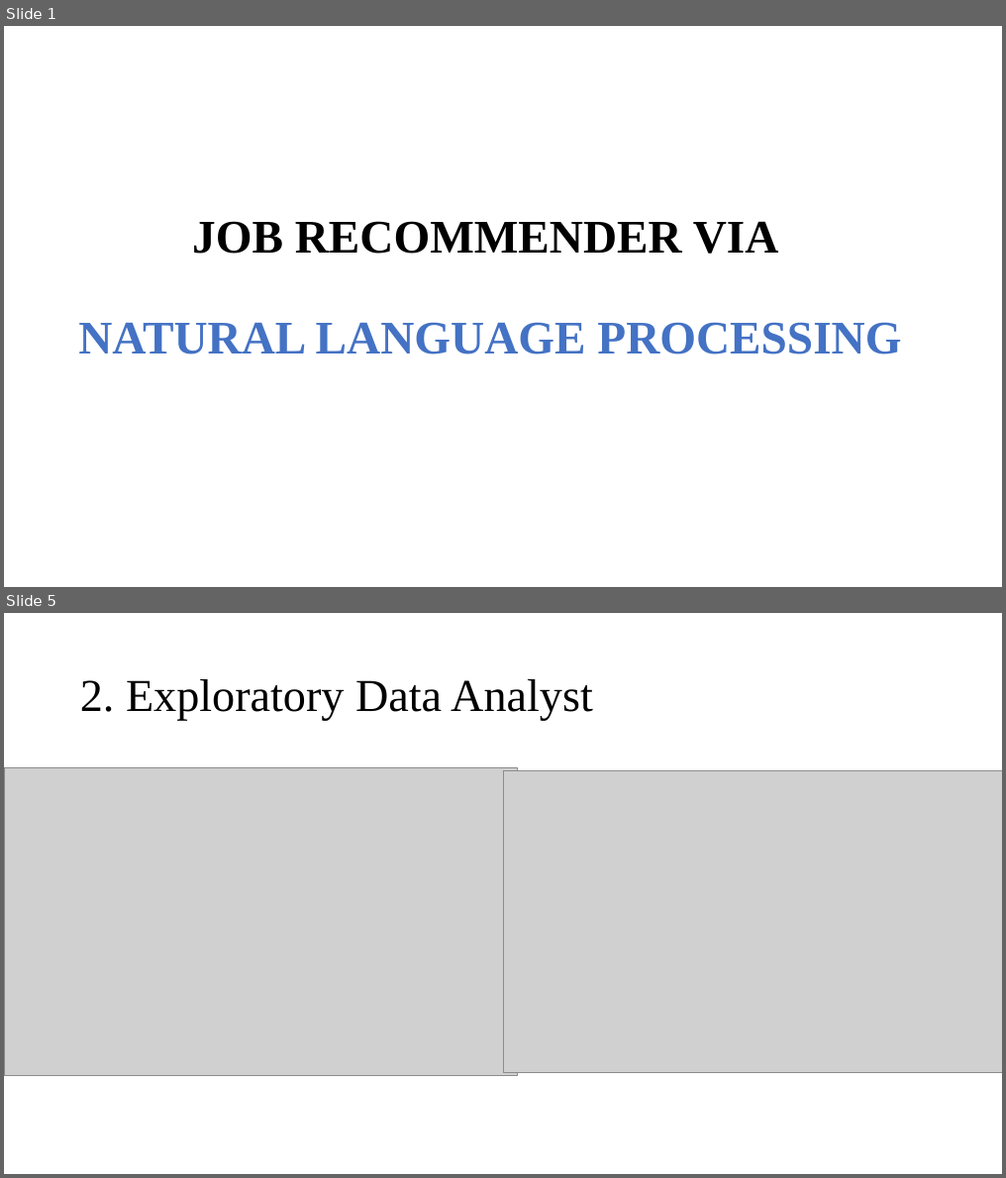
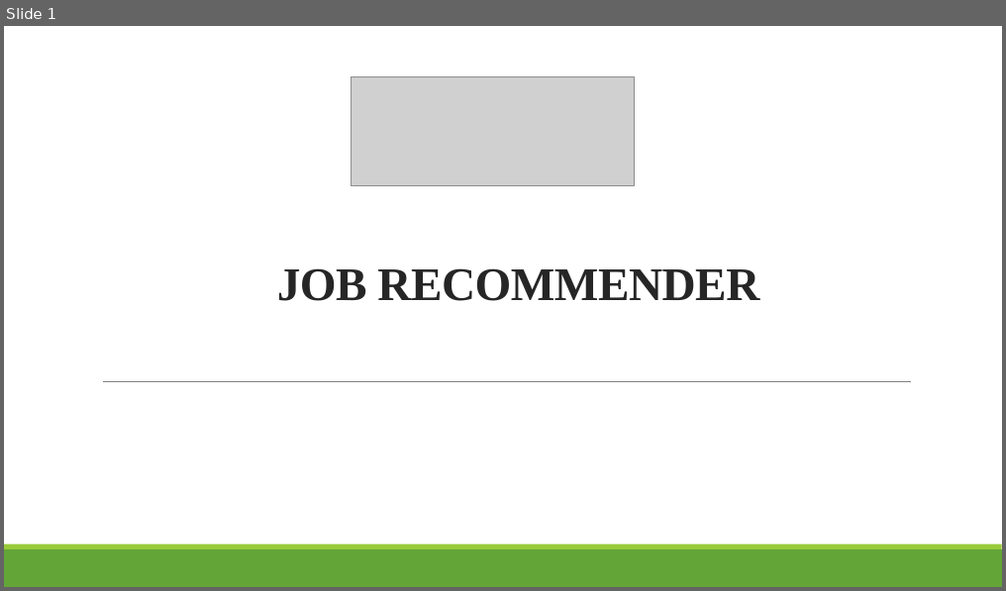
Before and after one commit to thaingoc273/Job-recommender-via-natural-language-processing, a slide deck: JOB RECOMMENDER.pptx. Shown one above the other, each under a label of ours: slides 1 and 5 before the commit, slide 1 after it; the slides between them are not shown. The pictures are 1006x1178 and 1006x591 pixels, drawn with LibreOffice and Linux fonts; fonts in the diff are those of the drawing; grey boxes stand for pictures. Boxes give left, top, right and bottom in pixels: in the first picture for what was removed or moved away, otherwise in the second. Text is boxed around its words. In the diff, an @@ line names an element or a change of style, - is before the commit and + after.

```diff
--- a/JOB RECOMMENDER.pptx
+++ b/JOB RECOMMENDER.pptx
@@ slide 5 removed at box(4, 613, 1002, 1174), background #FFFFFF @@
@@ title removed at box(80, 679, 593, 721) @@
-2. Exploratory Data Analyst
@@ picture removed at box(4, 768, 518, 1075) @@
@@ picture removed at box(503, 771, 1002, 1073) @@
@@ slide 1 changed as well @@
@@ picture added at box(350, 76, 634, 185) @@
@@ title at box(277, 269, 759, 301): text changed; text colour #4472C4 to #262626 @@
-JOB RECOMMENDER VIA
-NATURAL LANGUAGE PROCESSING
+JOB RECOMMENDER
@@ line added from (103, 381) to (912, 381), #808080 0.5 pt @@
@@ rectangle added at box(4, 550, 1002, 587), fill #63A537 @@
@@ rectangle added at box(4, 545, 1002, 550), fill #99CB38 @@
```
Also in this commit, not shown: 2 other slides changed, 3 slides added, 2 other slides removed, 2 other files.
